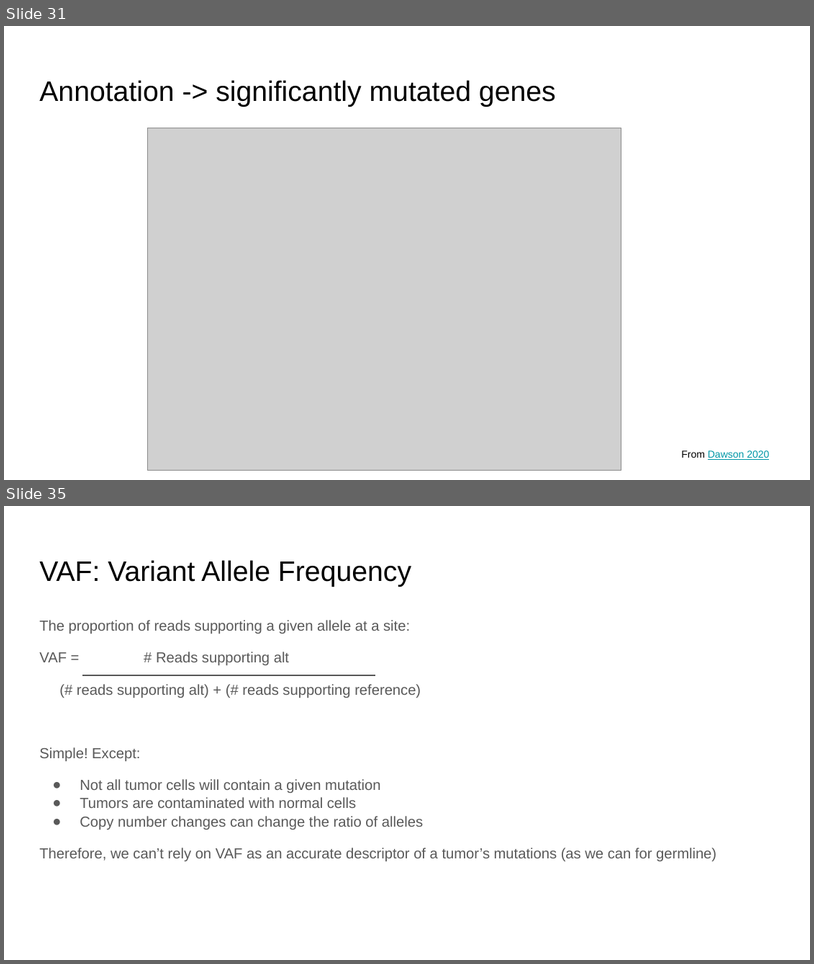
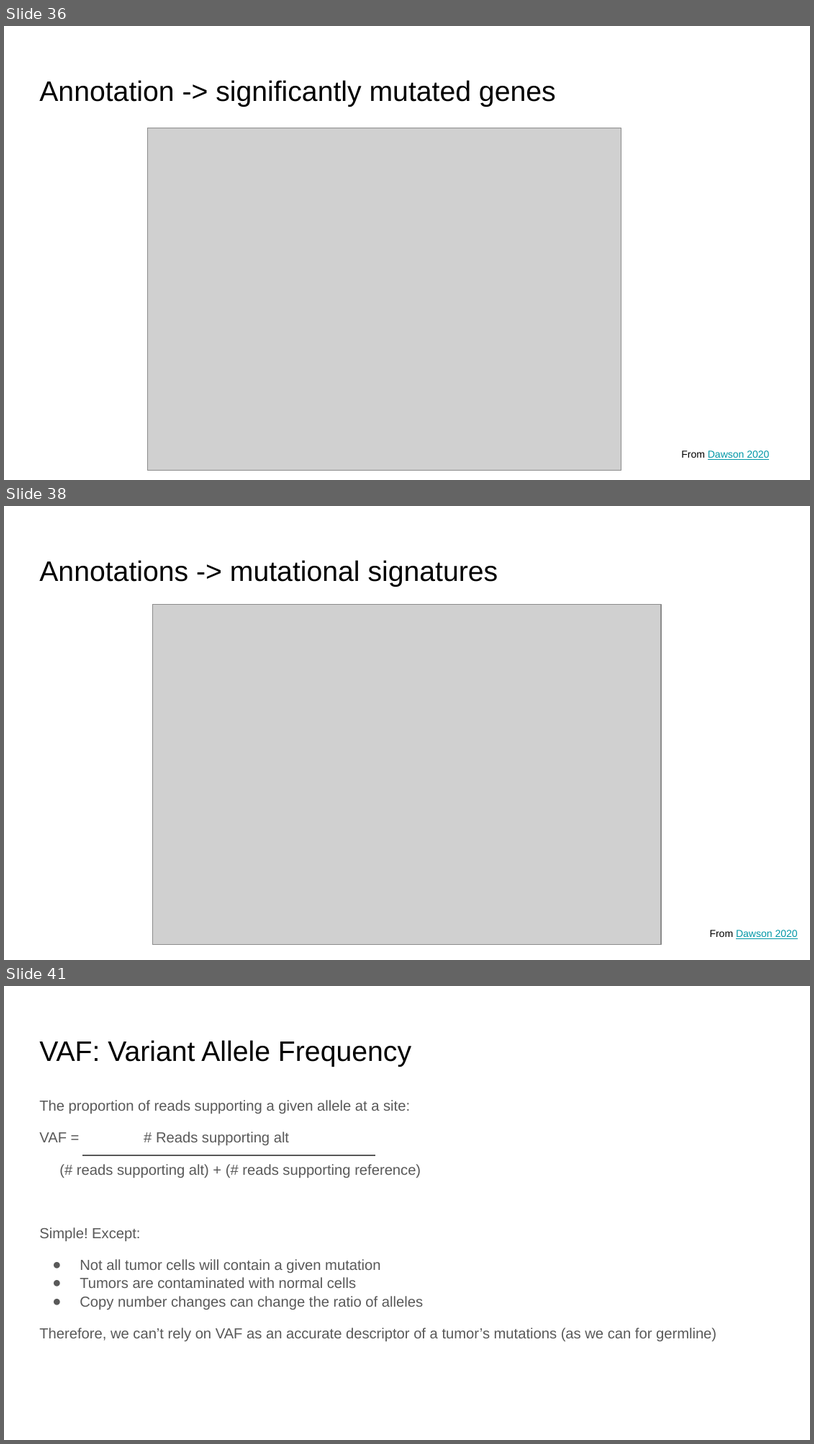
Before and after one commit to WCSCourses/cancer_genome_analysis_africa, a slide deck: modules/Mutation calling/Cancer Genomics Course - Somatic Variant Calling.pptx. Shown one above the other, each under a label of ours: slides 31 and 35 before the commit, slides 36, 38 and 41 after it; the slides between them are not shown. The pictures are 814x964 and 814x1444 pixels, drawn with LibreOffice and Linux fonts; fonts in the diff are those of the drawing; grey boxes stand for pictures. Boxes give left, top, right and bottom in pixels: in the first picture for what was removed or moved away, otherwise in the second. Text is boxed around its words. In the diff, an @@ line names an element or a change of style, - is before the commit and + after.

Commit message:
[Mutation calling] Update lecture slides.

```diff
--- a/modules/Mutation calling/Cancer Genomics Course - Somatic Variant Calling.pptx
+++ b/modules/Mutation calling/Cancer Genomics Course - Somatic Variant Calling.pptx
@@ slide 38 added at box(4, 506, 810, 960), background #FFFFFF @@
@@ title added at box(39, 560, 499, 587), 25.2 pt, text #000000 @@
+Annotations -> mutational signatures
@@ picture added at box(153, 605, 662, 944) @@
@@ text added at box(710, 929, 798, 939), 9 pt, text #0097A7, underline @@
+From Dawson 2020
@@ what was slide 31 is now slide 36 @@
@@ what was slide 35 is now slide 41 @@
```
Also in this commit, not shown: 8 slides changed, 5 other slides added, 1 other file.
